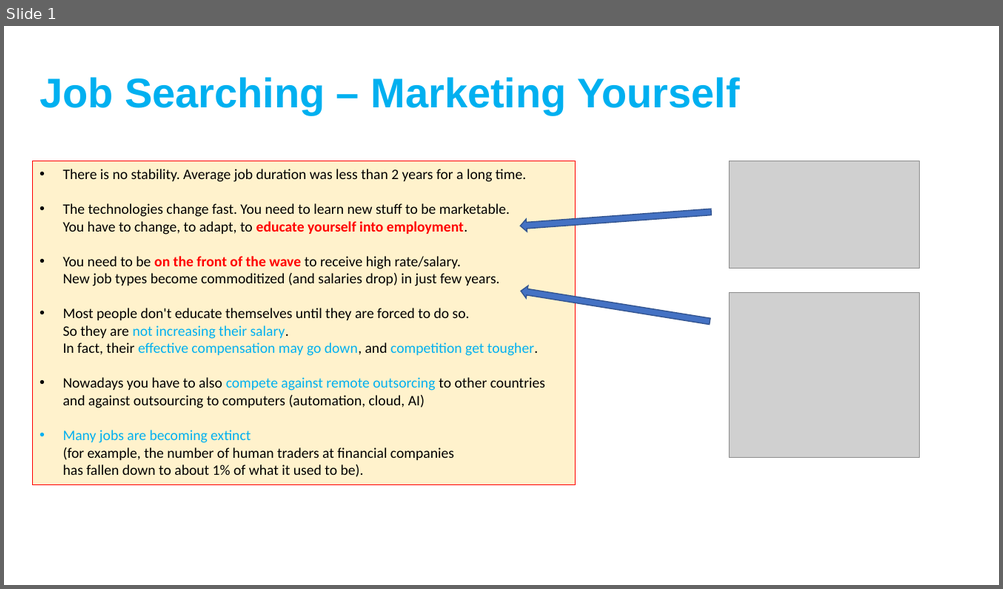
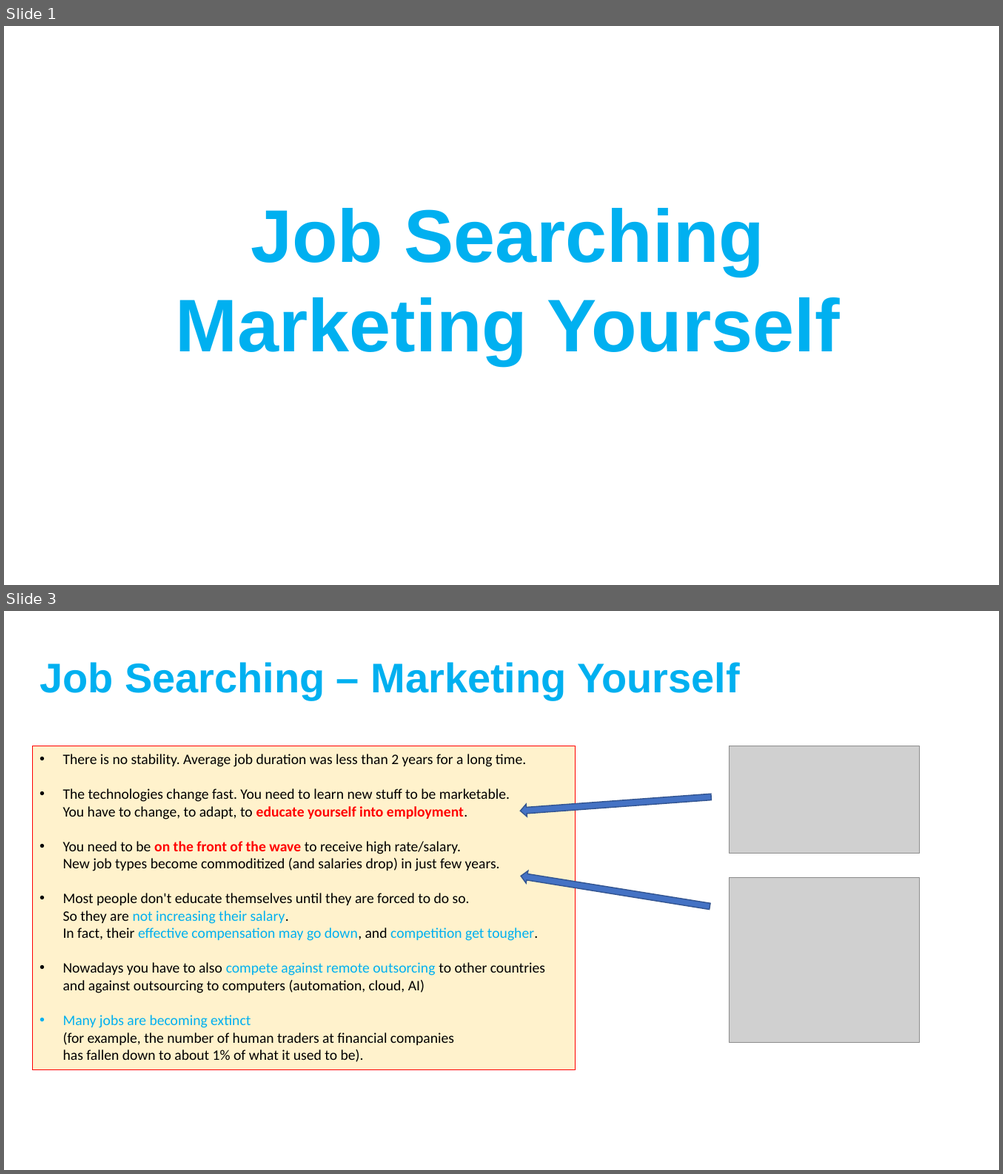
Before and after one commit to lselector/marketing, a slide deck: Job_Searching.pptx. Shown one above the other, each under a label of ours: slide 1 before the commit, slides 1 and 3 after it; the slides between them are not shown. The pictures are 1003x589 and 1003x1174 pixels, drawn with LibreOffice and Linux fonts; fonts in the diff are those of the drawing; grey boxes stand for pictures. Boxes give left, top, right and bottom in pixels: in the first picture for what was removed or moved away, otherwise in the second. Text is boxed around its words. In the diff, an @@ line names an element or a change of style, - is before the commit and + after.

```diff
--- a/Job_Searching.pptx
+++ b/Job_Searching.pptx
@@ slide 1 added at <box>4,26,999,585</box>, background #FFFFFF @@
@@ text added at <box>176,208,840,365</box>, 72 pt, text #00B0F0, bold @@
+Job Searching
+Marketing Yourself
@@ what was slide 1 is now slide 3 @@
```
Also in this commit, not shown: 5 slides changed, 2 other slides added.
